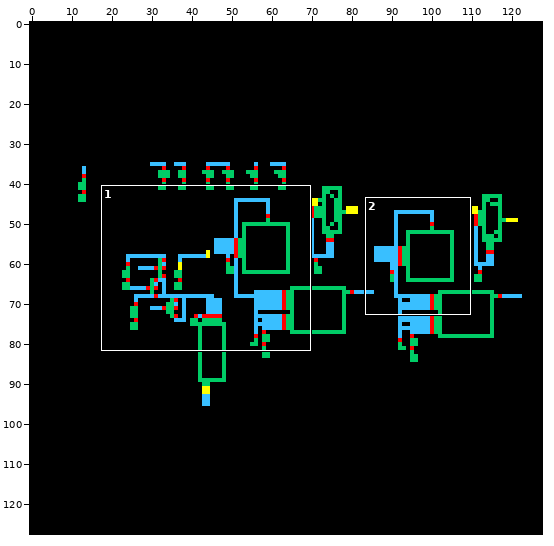
Edited in one commit: sprite sheet (eDRAMLib/sense_amp_1_test/schematic/thumbnail_128x128.png). Above: a wide view before the commit, with the close-up outlined.
Close-up. Before the edit:
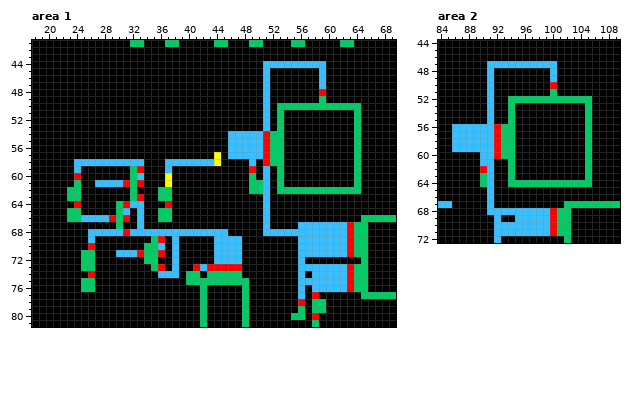
The file is 128x128 pixels. Shown: area 1: x 18..69, y 41..81; area 2: x 84..109, y 44..72.
And afterwards:
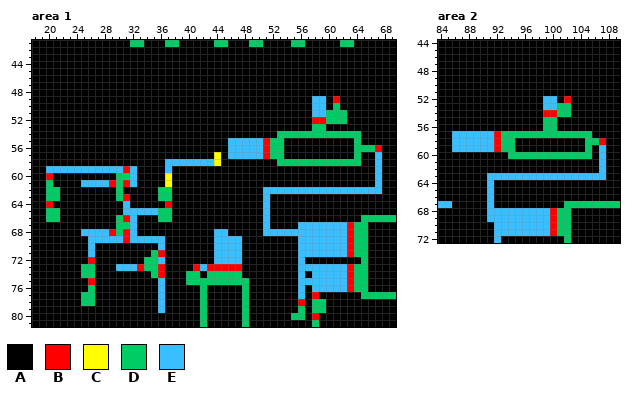
Palette (. is transparent): A #000000  B #ff0000  C #ffff00  D #00cc66  E #39bfff
Change:
Changed rows in their new state; - is an unchanged pixel.
Area 1:
first column x 20:
44 -------------------------------AAAAAAAAA--------
45 -------------------------------A-------A--------
46 -------------------------------A-------A--------
47 -------------------------------A-------A--------
48 -------------------------------A-------A--------
49 -------------------------------A------EE-B------
50 -------------------------------A-AAAAAEEA-AAA---
51 -------------------------------A-A----EEDDD-A---
52 -------------------------------A-A----BBDDD-A---
53 -------------------------------A-A----DD----A---
54 --------------------------AAAAAAA-DDDDDDDDDD----
56 ---------------------------------------------DDB
57 -----------------------------------------------E
58 ----AAAAAAAAAA---------------A-AA-DDDDDDDDDD---E
59 EEEE-EEEEEEBEA---------------A-A-A----------A--E
60 B---A-----DDEA---------------A-A-A----------A--E
61 D---AEE--BD-EA---------------AAA-A----------A--E
62 DD-AA-----D-A----------------AA-EEEEEEEEEEEEEEEE
63 DD-AA-----DBAA----------------------------------
64 B---A-----AEAA----------------------------------
65 DD-AA-----A-E-EE--------------------------------
66 DD-AAAAAAA--EA----------------------------------
67 -----------DEA----------------------------------
68 -----E---BD--AAAAAAAAAAA------------------------
69 -------EEEEBEEEEE-A-----------------------------
70 ------E-------AA--A-----------------------------
71 -----AE---AAAAA---A-----------------------------
72 -----AB---------E-A-----------------------------
73 ----------EEEBD---A-----------------------------
74 -----DD--------DBAA-----------------------------
75 -----AB---------E-------------------------------
76 -----A----------E-------------------------------
77 -----DD---------E-------------------------------
78 -----DD---------E-------------------------------
79 ----------------E-------------------------------
Area 2:
first column x 86:
47 -----AAAAAAAAAA-------
48 -----A--------A-------
49 -----A--------A-------
50 -----A--------A-------
51 -----A--------A-------
52 -----A--AAAAAEEABAAA--
53 -----A--A----EEDD--A--
54 -----A--A----BBDD--A--
55 -----A--A----DD----A--
56 AAAAAAAAA----DD----A--
57 ---------DDDDDDDDDD---
58 --------------------DB
59 ---------------------E
60 ----AAAA-DDDDDDDDDD--E
61 ----AA--A----------A-E
62 ----AA--A----------A-E
63 ----A-EEEEEEEEEEEEEEEE
64 ----A---AAAAAAAAAAAA--
first column x 91:
69 E-EE
Boxes around the changes in both close-ups, in picture pixels (x1, y1, x2, y2):
changed: (228, 61, 382, 194)
changed: (46, 159, 214, 313)
changed: (452, 61, 606, 187)
changed: (487, 215, 515, 222)
